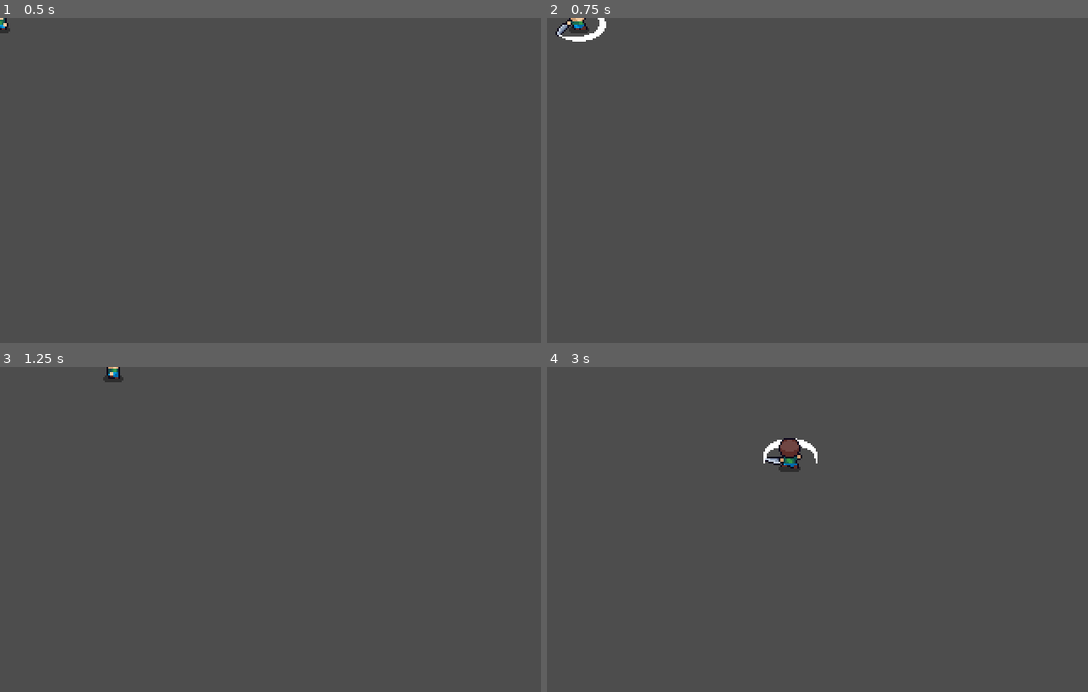
Above: before the commit, frames 1-4 (two rows, left to right).
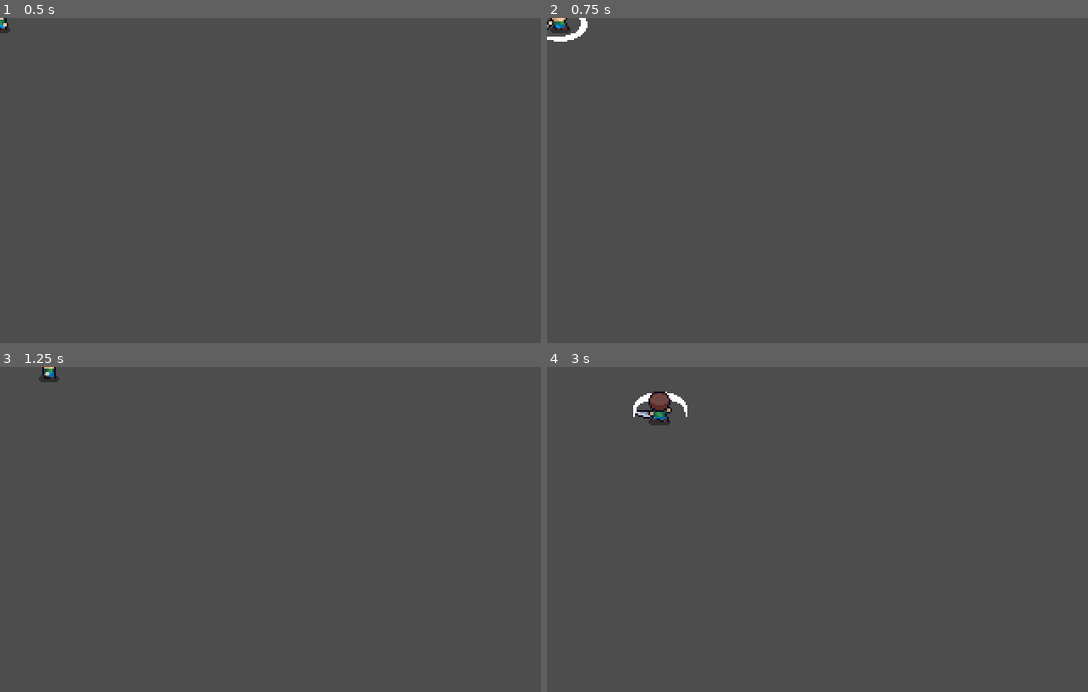
Above: after the commit, the same moments.

Repository: JanethSacari/Project_SwordFantasy
Game: Godot game, scene res://character/character.tscn
The game is run twice, just before and just after one commit, with the same random seed, the same clock (stepped at 60 frames per second) and the same inputs.
Inputs:
- Up to frame 1 (0.5 s): no input
- Up to frame 2 (0.75 s): tap Enter at 0.5 s; hold D (move_right) from 0.53 s (still down); tap Space (attack_mode) at 0.6 s
- Up to frame 3 (1.25 s): keep holding D (move_right)
- Up to frame 4 (3 s): release D (move_right) at 1.28 s; hold S (move_down) 1.28-2.03 s; tap Space (attack_mode) at 1.35, 2.1, 2.85 s; hold D (move_right) 2.03-2.78 s; hold Up (move_up) from 2.78 s (still down)

Frame 1 is identical in both runs. In frame 2, 0.5% of the frame differs, in the area x 0-11%, y 0-8%; in frame 3, 0.3%; in frame 4, 1.2%, in the area x 15-50%, y 7-33%.

Commit message:
Project Sword Fantasy - Physics proccess adjusted.

Diff:
--- a/sword-fantasy/character/character.gd
+++ b/sword-fantasy/character/character.gd
@@ -37,6 +37,7 @@
 
 func _attacking() -> void:
 	if Input.is_action_just_pressed("attack_mode") and _can_attack:
+		set_physics_process(false)
 		_character_animation.play("attack" + _animation_suffix)
 		_action_timer.start(0.4)
 		_can_attack = false
@@ -51,4 +52,5 @@
 	_character_animation.play("look" + _animation_suffix)
 
 func _on_action_timer_timeout() -> void:
+	set_physics_process(true)
 	_can_attack = true
